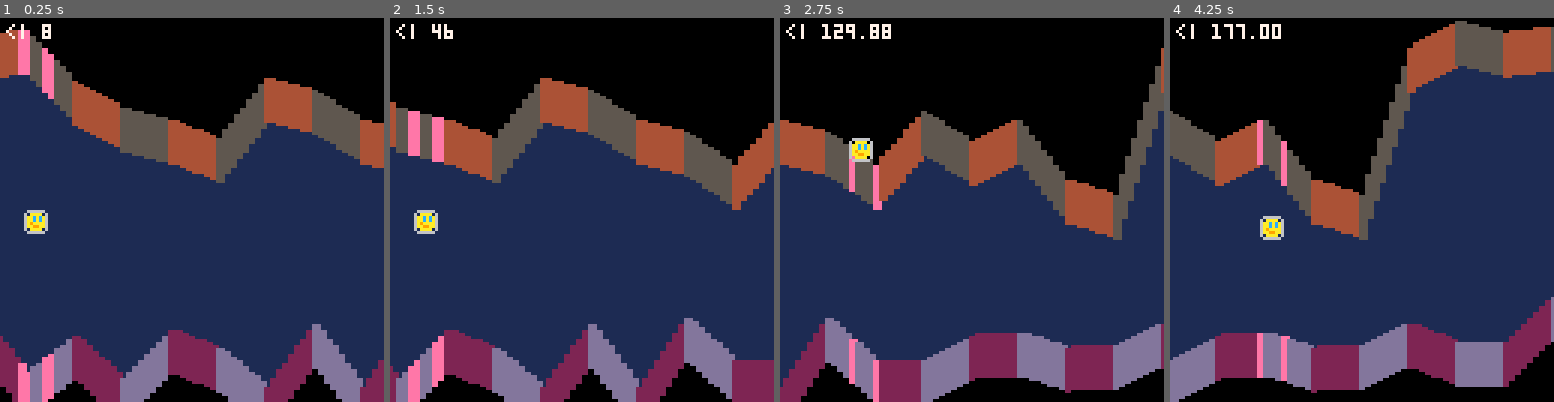
Above: before the commit, frames 1-4 (left to right).
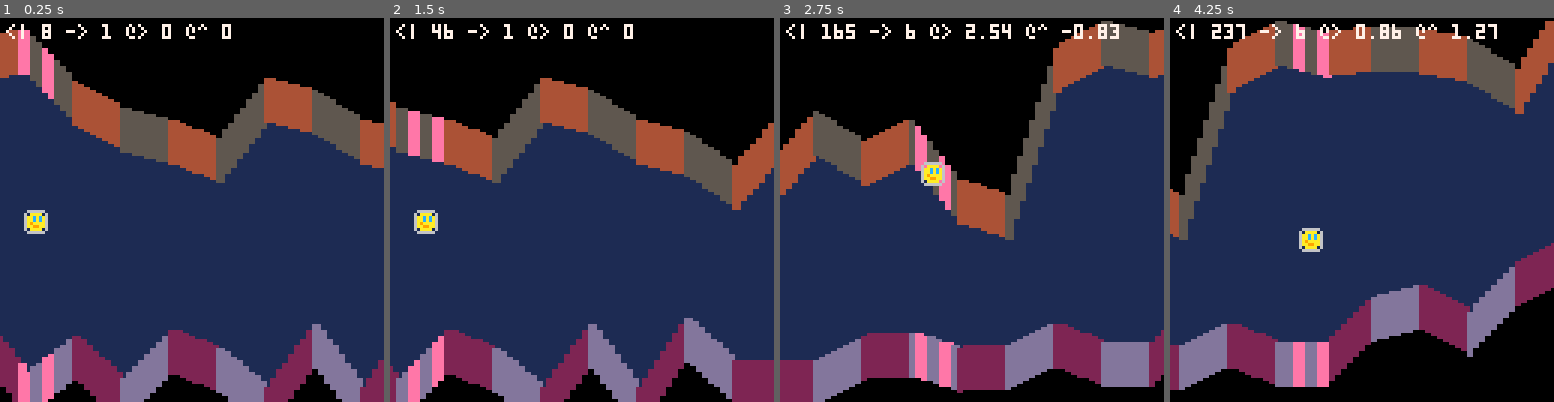
Above: after the commit, the same moments.

Repository: broquaint/pico8-carts
Game: PICO-8 cartridge eggjam3.p8
Same seed, same stepped clock (60 frames per second), same inputs: the game is played once before the commit and once after it.
Inputs:
- Up to frame 1 (0.25 s): no input
- Up to frame 2 (1.5 s): tap X (X key) at 0.33, 1.07 s; tap O (Z key) at 0.7 s
- Up to frame 3 (2.75 s): hold Right 1.6-2.1 s; tap O (Z key) at 1.7, 2.1, 2.5 s; tap X (X key) at 1.85 s; hold Up 2.15-2.42 s; hold Right from 2.47 s (still down)
- Up to frame 4 (4.25 s): tap O (Z key) every 0.4 s from 2.9 to 4.1 s; tap X (X key) at 2.97, 4.08 s; release Right at 3.03 s; hold Left 3.08-3.58 s; hold Down 3.63-3.97 s; hold Right from 4.02 s (still down)

The runs differ from the first frame. In frame 1, 0.4% of the frame differs, in the area x 17-61%, y 1-6%; in frame 2, 0.4%; in frame 3, 35%; in frame 4, 44%, in the area x 0-100%, y 0-100%.

Commit message:
Add horizontal momentum and fix vertical momentum
The horizontal momentum is a bit wonky but it's generally functional
at least. The vertical momentum no longer drifts up as I've fixed the
bug where negative vertical movement above -0.5 would be floored to -1
which made for a short period of drift.

Diff:
--- a/eggjam3.p8
+++ b/eggjam3.p8
@@ -66,13 +66,16 @@
 player_speed_vert  = 0
 player_speed_horiz = 0
 
-collided = false
-
-g_max_speed = 5
+collided = { up = false, down = false}
+
+g_max_speed = 6
 g_min_speed = 1
 
-g_friction = 0.88
-g_accel    = 0.3
+g_friction = 0.9
+g_accel_fwd  = 0.2
+g_accel_back = 0.4
+g_accel_vert = 0.3
+
 
 -- td = terrain_depth
 g_td = 15
@@ -120,41 +123,47 @@
    local next_s = cam_speed
 
    if btn(b_right) then
-      next_x += 1
+      player_speed_horiz = min(g_max_speed, player_speed_horiz + g_accel_fwd)
       next_s = min(g_max_speed, max(0.2, cam_speed) * 1.1)
-   end
-   if btn(b_left) then
-      next_x -= 1
-      next_s = max(g_min_speed, cam_speed * 0.9)
+   elseif btn(b_left) then
+      player_speed_horiz = max(-2.5, player_speed_horiz - g_accel_back)
+      next_s = max(g_min_speed, cam_speed * 0.95)
+   else
+      player_speed_horiz *= g_friction
    end
 
    if btn(b_up) then
-      player_speed_vert -= g_accel
-      -- next_y -= 1
+      player_speed_vert -= g_accel_vert
    elseif btn(b_down) then
-      player_speed_vert += g_accel
-      -- next_y += 1
+      player_speed_vert += g_accel_vert
    else
-      player_speed_vert *= g_friction
-   end
-
-   next_y += player_speed_vert
-
-   if did_collide_up(next_x, next_y) or did_collide_down(next_x, next_y) then
-      -- dump('collided at ',next_x,'x',next_y)
-      collided = true
+      player_speed_vert = abs(player_speed_vert) > 0.05 and player_speed_vert * g_friction or 0
+   end
+
+   next_y = player_speed_vert > 0 and flr(player_speed_vert + next_y) or -flr(-player_speed_vert) + next_y
+
+   if did_collide_up(next_x, next_y) then
+      collided = { up = true,  down = false }
+   elseif did_collide_down(next_x, next_y) then
+      collided = { up = false, down = true }
    else
-      collided = false
-   end
-
-   player_y = next_y
-
-   if not collided then
-      player_x  = next_x
+      collided = { up = false, down = false }
+   end
+
+   if (not collided.up and next_y < player_y)
+      or (not collided.down and next_y > player_y) then
+      player_y = flr(next_y)
+   end
+
+   if not collided.up and not collided.down then
+      next_x += player_speed_horiz
+      if next_x > 8 and next_x < 96 then
+         player_x = flr(next_x)
+      end
 
       cam_speed = next_s
 
-      cam_x += cam_speed
+      cam_x += flr(cam_speed)
 
       camera(flr(cam_x))
    end
@@ -196,7 +205,7 @@
    -- line(0, 64, 128+cam_x, 64, yellow)
    spr(1, flr(player_x + cam_x), player_y)
 
-   print(dumper('<| ', cam_x), cam_x + 2, 2, white)
+   print(dumper('<| ', cam_x, ' -> ', cam_speed, ' @> ', player_speed_horiz, ' @^ ', player_speed_vert), cam_x + 2, 2, white)
 end
 
 __gfx__
